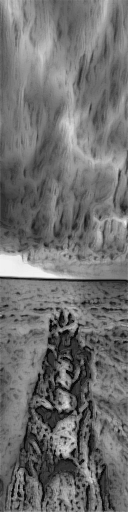
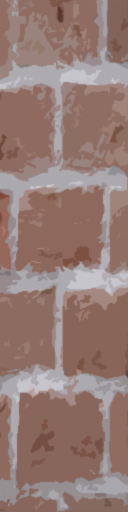
Layers edited between the first and the second w=128, h=512 image:
hid "Layer 1 copy 2" over box(0, 0, 128, 512)
hid "Layer 1 copy" over box(0, 0, 128, 512)
added layer "Layer 2 copy" above "Layer 2" over box(0, 0, 128, 512)
added layer "Layer 2" above "Layer 1 copy 3" over box(0, 0, 128, 512)
